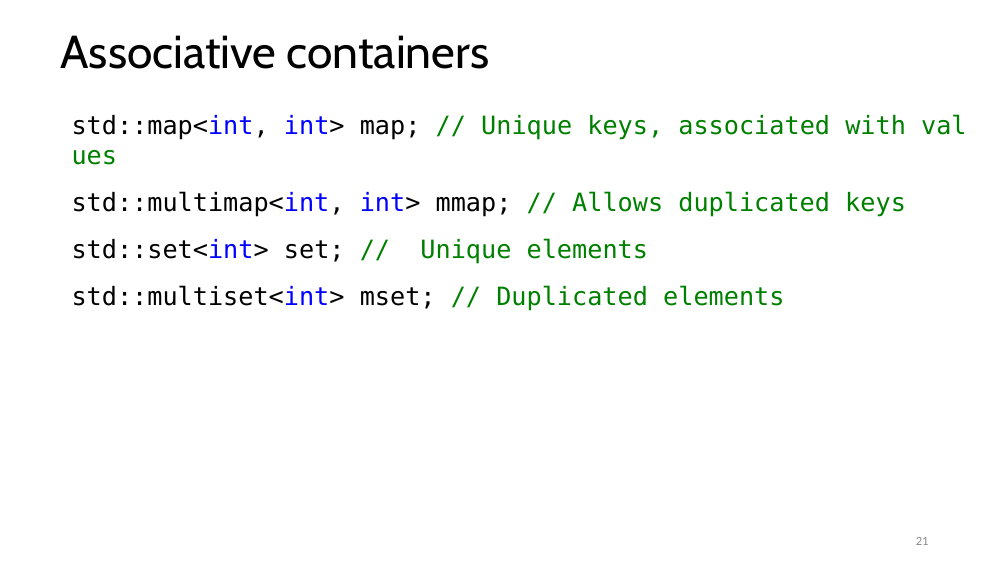
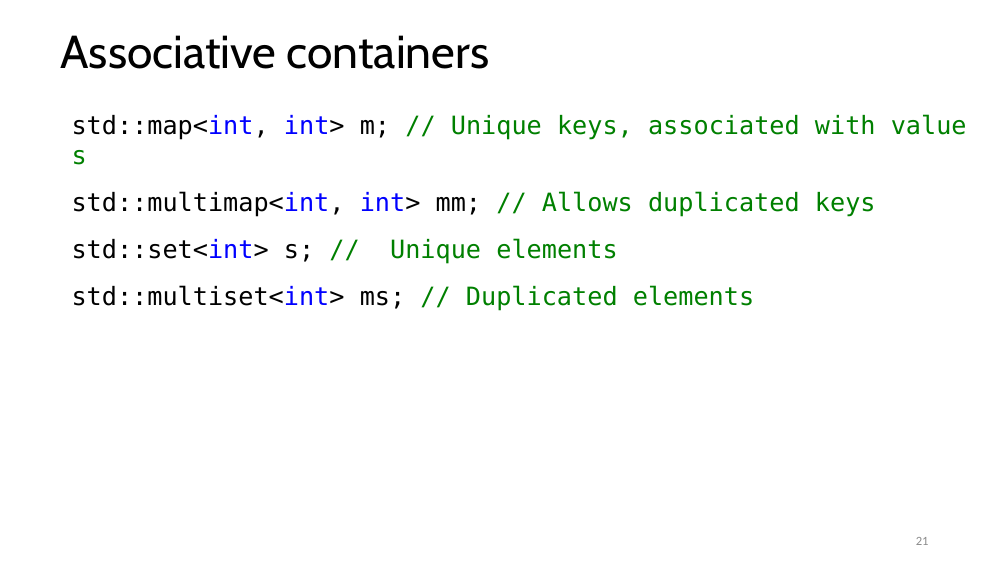
Before and after one commit to rarutyun/cpp-courses, a slide deck: slide 21 of 03_containrers_and_initialization/03_containers.pptx. Drawn at 1008x567 pixels with LibreOffice and Linux fonts; fonts in the diff are those of the drawing. Boxes give left, top, right and bottom in pixels: in the first picture for what was removed or moved away, otherwise in the second. Text is boxed around its words. In the diff, an @@ line names an element or a change of style, - is before the commit and + after.

```diff
--- a/03_containrers_and_initialization/03_containers.pptx
+++ b/03_containrers_and_initialization/03_containers.pptx
@@ text at [72,115,876,311]: text changed @@
-std::map<int, int> map; // Unique keys, associated with values
-std::multimap<int, int> mmap; // Allows duplicated keys
-std::set<int> set; // Unique elements
-std::multiset<int> mset; // Duplicated elements
+std::map<int, int> m; // Unique keys, associated with values
+std::multimap<int, int> mm; // Allows duplicated keys
+std::set<int> s; // Unique elements
+std::multiset<int> ms; // Duplicated elements
```
Also in this commit, not shown: 13 other slides changed, 2 slides added, 2 slides removed.
